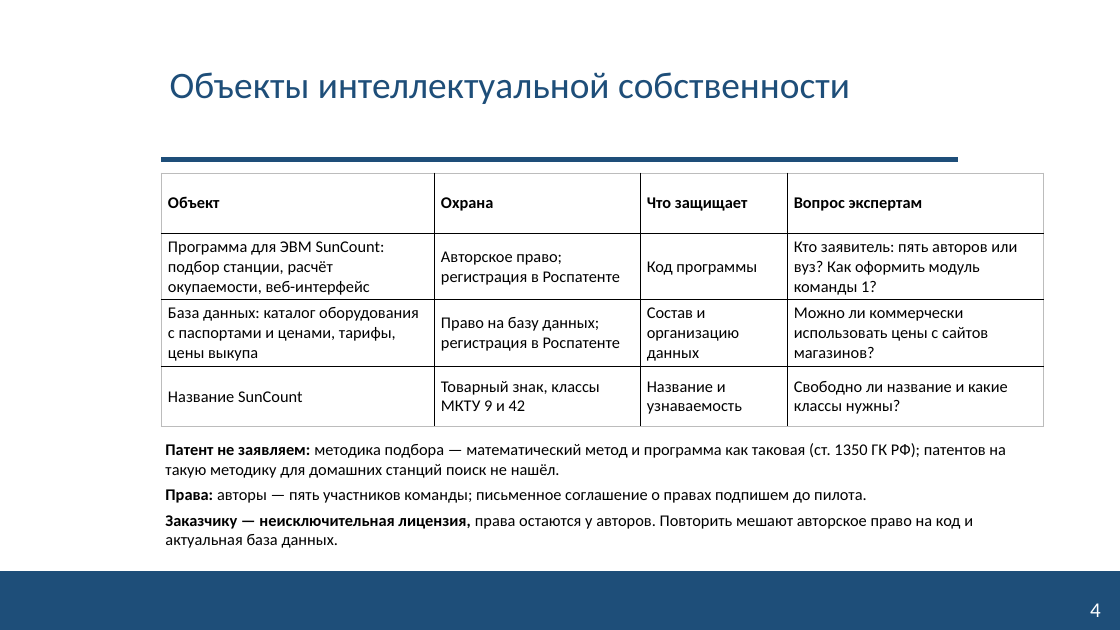
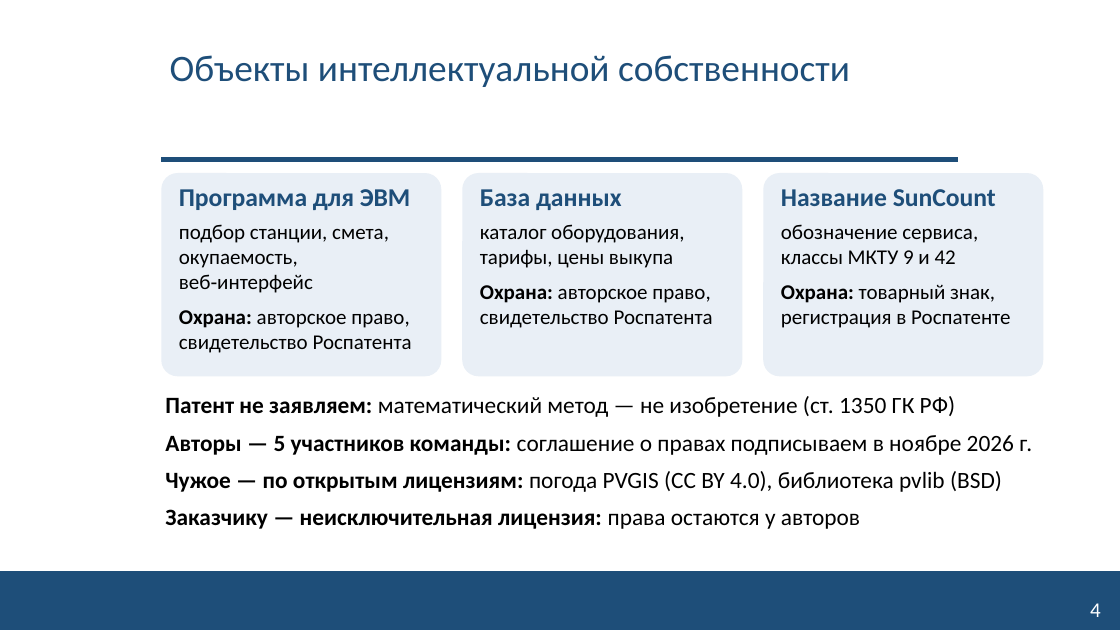
Before and after one commit to NeK0ban/SunCount, a slide deck: slide 4 of reports/ip_truba/SunCount_IS_truba.pptx. Drawn at 1120x630 pixels with LibreOffice and Linux fonts; fonts in the diff are those of the drawing; background and template pictures are left out. Boxes give left, top, right and bottom in pixels: in the first picture for what was removed or moved away, otherwise in the second. Text is boxed around its words. In the diff, an @@ line names an element or a change of style, - is before the commit and + after.

```diff
--- a/reports/ip_truba/SunCount_IS_truba.pptx
+++ b/reports/ip_truba/SunCount_IS_truba.pptx
@@ title "Объекты интеллектуальной собственности": place and size @@
-title "Объекты интеллектуальной собственности" at (170, 72, 850, 104)
+title "Объекты интеллектуальной собственности" at (170, 55, 850, 87)
@@ table removed at (161, 173, 1044, 418), 4 rows, 4 columns @@
-Объект | Охрана | Что защищает | Вопрос экспертам
-Программа для ЭВМ SunCount: подбор станции, расчёт окупаемости, веб-интерфейс | Авторское право; регистрация в Роспатенте | Код программы | Кто заявитель: пять авторов или вуз? Как оформить модуль команды 1?
-База данных: каталог оборудования с паспортами и ценами, тарифы, цены выкупа | Право на базу данных; регистрация в Роспатенте | Состав и организацию данных | Можно ли коммерчески использовать цены с сайтов магазинов?
-Название SunCount | Товарный знак, классы МКТУ 9 и 42 | Название и узнаваемость | Свободно ли название и какие классы нужны?
@@ rounded rectangle added at (161, 173, 441, 376), fill #E9EFF6 @@
@@ rounded rectangle added at (462, 173, 742, 376), fill #E9EFF6 @@
@@ rounded rectangle added at (764, 173, 1044, 376), fill #E9EFF6 @@
@@ text added at (179, 189, 412, 353), 18 pt, text #000000 @@
+Программа для ЭВМ
+подбор станции, смета, окупаемость, веб‑интерфейс
+Охрана: авторское право, свидетельство Роспатента
@@ text added at (480, 189, 713, 328), 18 pt, text #000000 @@
+База данных
+каталог оборудования, тарифы, цены выкупа
+Охрана: авторское право, свидетельство Роспатента
@@ text added at (781, 189, 1010, 328), 18 pt, text #000000 @@
+Название SunCount
+обозначение сервиса, классы МКТУ 9 и 42
+Охрана: товарный знак, регистрация в Роспатенте
@@ text at (165, 396, 1032, 529): text changed; size 14 to 20 pt @@
-Патент не заявляем: методика подбора — математический метод и программа как таковая (ст. 1350 ГК РФ); патентов на такую методику для домашних станций поиск не нашёл.
-Права: авторы — пять участников команды; письменное соглашение о правах подпишем до пилота.
-Заказчику — неисключительная лицензия, права остаются у авторов. Повторить мешают авторское право на код и актуальная база данных.
+Патент не заявляем: математический метод — не изобретение (ст. 1350 ГК РФ)
+Авторы — 5 участников команды: соглашение о правах подписываем в ноябре 2026 г.
+Чужое — по открытым лицензиям: погода PVGIS (CC BY 4.0), библиотека pvlib (BSD)
+Заказчику — неисключительная лицензия: права остаются у авторов
```
Also in this commit, not shown: 3 slides added, 3 slides removed, 7 other files.
